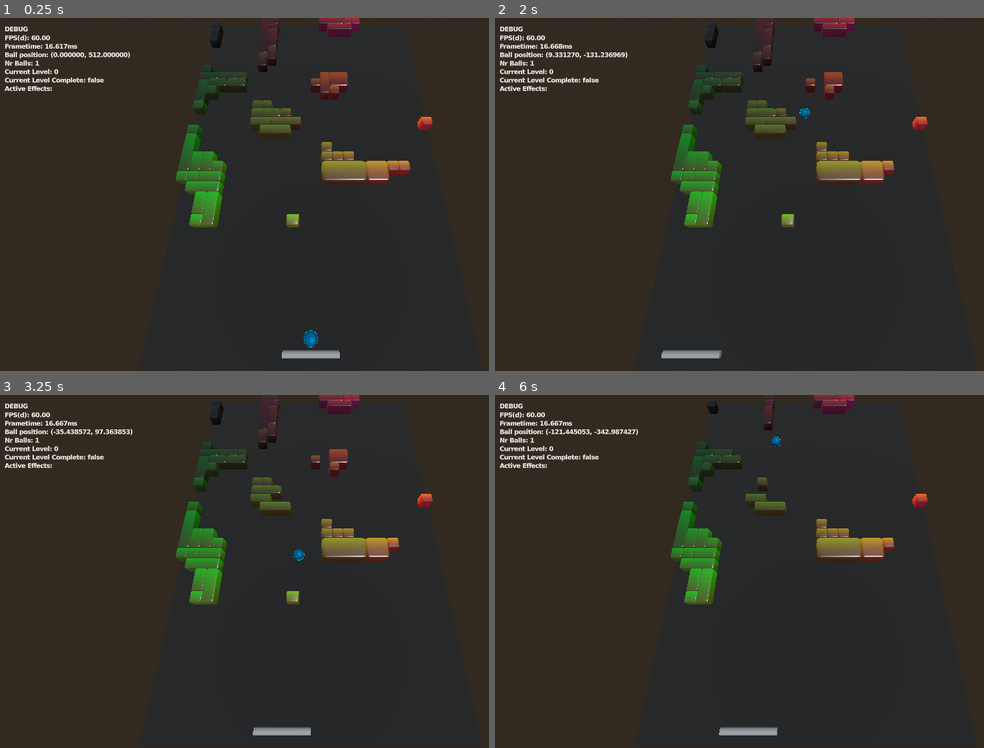
Above: before the commit, frames 1-4 (two rows, left to right).
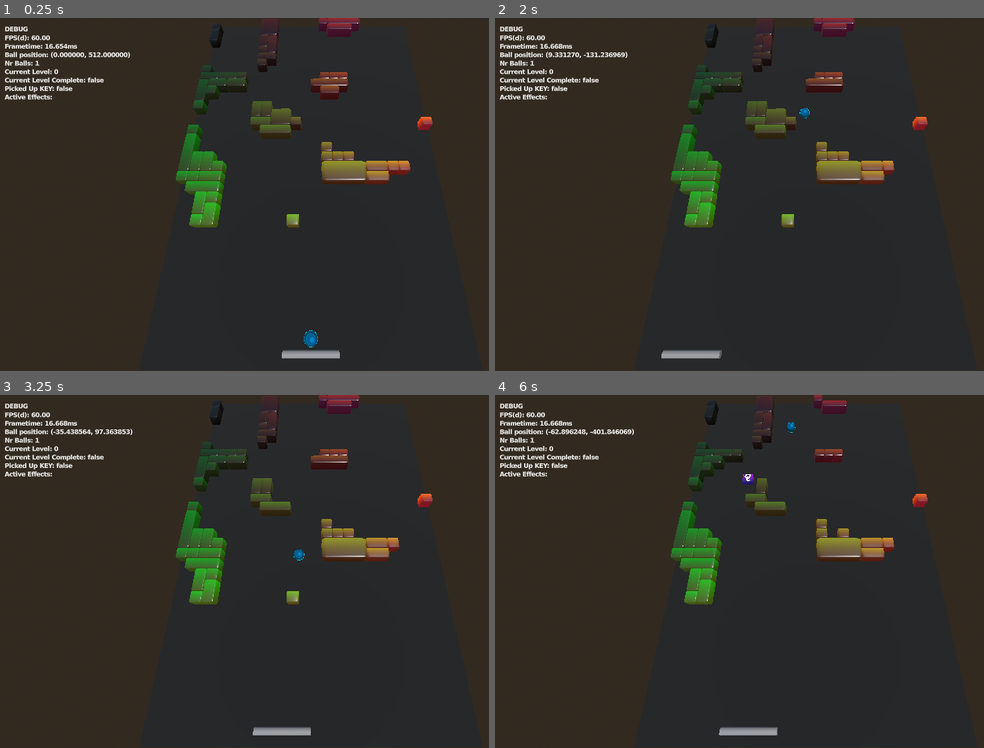
Above: after the commit, the same moments.

Repository: Tom3s/brick-breaker-reborn
Game: Godot game, scene res://test_files/3d_base_scene.tscn
Two runs of this game, one before a commit and one after it. Both use one fixed random seed, a clock stepped at 60 frames per second and the inputs below. The project has no main scene, so this scene is started directly.
Inputs (mouse positions are in pixels of both pictures, inside the frame that each line leads up to):
- Up to frame 1 (0.25 s): no input
- Up to frame 2 (2 s): tap Enter at 0.5 s; move the mouse to (944, 176) at 0.52 s; click (944, 176) at 0.6 s; move the mouse to (680, 212) at 1.27 s; click (680, 212) at 1.35 s
- Up to frame 3 (3.25 s): move the mouse to (371, 493) at 2.02 s; click (371, 493) at 2.1 s; move the mouse to (278, 642) at 2.77 s; click (278, 642) at 2.85 s
- Up to frame 4 (6 s): move the mouse to (outside the picture) at 3.52 s; click (outside the picture) at 3.6 s; tap Space at 4.25 s; move the mouse to (617, 518) at 4.27 s; click (617, 518) at 4.35 s; move the mouse to (837, 571) at 5.02 s; click (837, 571) at 5.1 s; move the mouse to (710, 483) at 5.77 s; click (710, 483) at 5.85 s

The runs differ from the first frame. In frame 1, 0.8% of the frame differs, in the area x 0-80%, y 0-59%; in frame 2, 0.9%; in frame 3, 0.9%; in frame 4, 1.7%.

Commit message:
Upwards screen transition working

Diff:
--- a/game_logic/Ball.gd
+++ b/game_logic/Ball.gd
@@ -73,12 +73,13 @@
 		current_normal = (position - p2).normalized()
 
 	if (distance_from_line < radius):
-		if !reflect_ball:
-			return true
 
 		var speed_along_normal: float = velocity.dot(current_normal)
 
 		if speed_along_normal <= 0:
+			if !reflect_ball:
+				# LoggerMogyi.log(self, "Not reflecting, but colliding")
+				return true
 			var correction: float = radius - distance_from_line
 
 			position += current_normal * correction * 2
--- a/game_logic/Powerup.gd
+++ b/game_logic/Powerup.gd
@@ -9,6 +9,7 @@
 	FIRE_BALL,
 	LASER,
 	GUN,
+	KEY,
 }
 
 static var weights: PackedInt32Array = [
@@ -116,6 +117,9 @@
 
 		context.active_powerups.push_back(self)
 
+	elif type == Type.KEY:
+		context.levels[context.current_level].unlocked = true
+
 func update(delta: float) -> void:
 	time_left -= delta
 
--- a/global/Global.gd
+++ b/global/Global.gd
@@ -13,6 +13,7 @@
 	var block_bitmap: Array[BreakableBlock]
 
 	var completed: bool = false
+	var unlocked: bool = false
 
 class GameContext extends Node:
 
@@ -23,6 +24,7 @@
 	var paddle: Paddle = Paddle.new()
 
 	var screen_collision: Array[LineCollider]
+	var top_barrier: LineCollider
 	var death_barrier: LineCollider
 	# var blocks: Array[BreakableBlock]
 	# var block_bitmap: Array[BreakableBlock]
@@ -94,6 +96,15 @@
 			return
 
 		# TODO: move balls and powerups up
+		balls = balls.filter(func(b: Ball) -> bool:
+			if b.velocity.y > 0:
+				b.asset_ref.queue_free()
+				return false
+			return true
+		)
+		for ball: Ball in balls:
+			ball.position.y += BreakableGrid.GRID_SIZE.y * BreakableGrid.CELL_SIZE
+
 		pass
 
 	# flags
@@ -130,6 +141,7 @@
 	var _DEBUG_ACTIVE_POWERUPS: String
 	var _DEBUG_ACTIVE_NR_BALLS: String
 	var _DEBUG_CURRENT_LEVEL: String
+	var _DEBUG_CURRENT_LEVEL_UNLOCKED: String
 	var _DEBUG_CURRENT_LEVEL_COMPLETE: String
 
 	func _set_debug_strings() -> void:
@@ -140,13 +152,16 @@
 
 		_DEBUG_ACTIVE_NR_BALLS = "Nr Balls: %d" % balls.size()
 		_DEBUG_CURRENT_LEVEL = "Current Level: %d" % current_level
+		_DEBUG_CURRENT_LEVEL_UNLOCKED = "Picked Up KEY: %s" % str(levels[current_level].unlocked)
+
 		_DEBUG_CURRENT_LEVEL_COMPLETE = "Current Level Complete: %s" % str(levels[current_level].completed)
 
 	func _get_debug_string() -> String:
-		return "%s\n%s\n%s\n%s" % [
+		return "%s\n%s\n%s\n%s\n%s" % [
 			_DEBUG_ACTIVE_NR_BALLS,
 			_DEBUG_CURRENT_LEVEL,
 			_DEBUG_CURRENT_LEVEL_COMPLETE,
+			_DEBUG_CURRENT_LEVEL_UNLOCKED,
 			_DEBUG_ACTIVE_POWERUPS,
 		]
 
--- a/map_generator/MapGenerator.gd
+++ b/map_generator/MapGenerator.gd
@@ -292,7 +292,8 @@
 				block.has_powerup = true
 				block.powerup = Powerup.new()
 
-				block.powerup.type = Powerup.get_weighted_powerup(rng.get_float())
+				block.powerup.type = Powerup.Type.KEY
+				# block.powerup.type = Powerup.get_weighted_powerup(rng.get_float())
 
 			result.push_back(block)
 
--- a/test_files/3d_base_scene.gd
+++ b/test_files/3d_base_scene.gd
@@ -176,11 +176,8 @@
 			ball.move(safe_delta)
 
 	# handle collision
-	# check for death first
-	# if ball.collide_with(death_barrier, false, false):
-	# 	on_death()
+	# check for death barrier first
 	var index: int = 0
-	# for i in context.balls.size():
 	while index < context.balls.size():
 		var ball: Ball = context.balls[index]
 
@@ -195,6 +192,16 @@
 
 		index += 1
 
+	var level_unlocked: bool = context.levels[context.current_level].unlocked
+	for ball: Ball in context.balls:
+		if ball.collide_with(context.top_barrier, !level_unlocked, !level_unlocked):
+			LoggerMogyi.log(self, "Magic ball velocity: %v" % ball.velocity)
+			if level_unlocked:
+				context.next_level()
+				display_blocks(context.levels[context.current_level].blocks)
+				break
+
+
 
 	# var collided: bool = false
 
@@ -349,8 +356,19 @@
 	var p4: Vector2 = Vector2(-grid_unit_size.x / 2, grid_unit_size.y / 2)
 
 	var line: LineCollider = LineCollider.new()
-	line.set_points(p1, p2)
-	context.screen_collision.push_back(line)
+	# line.set_points(p1, p2)
+	# context.screen_collision.push_back(line)
+
+	# This is the top barrier
+	context.top_barrier = LineCollider.new()
+	context.top_barrier.set_points(p1, p2)
+
+	# This is the death barrier
+	context.death_barrier = LineCollider.new()
+	context.death_barrier.set_points(p3, p4)
+
+	p3.y += grid_unit_size.y
+	p4.y += grid_unit_size.y
 
 	line = LineCollider.new()
 	line.set_points(p2, p3)
@@ -360,9 +378,6 @@
 	line.set_points(p4, p1)
 	context.screen_collision.push_back(line)
 
-	# This is the death barrier
-	context.death_barrier = LineCollider.new()
-	context.death_barrier.set_points(p3, p4)
 
 
 # TODO: I dont like this being alone with a signal.
@@ -379,6 +394,7 @@
 func on_death() -> void:
 	context.balls[0].velocity = Vector2.ZERO
 	context.balls[0].released = false
+	LoggerMogyi.log(self, "Died")
 
 
 # TODO: prune when map generator is ready
--- a/visuals/PowerupAsset.gd
+++ b/visuals/PowerupAsset.gd
@@ -12,6 +12,9 @@
 		texture_big.visible = false
 		label.text = str(powerup.ball_multiply_value)
 		return
+
+	if powerup.type == Powerup.Type.KEY:
+		get_surface_override_material(0).set_shader_parameter("Color", Color.from_string("b700e0", Color.PURPLE))
 
 	# elif powerup.type == Powerup.Type.FIRE_BALL:
 		# label.visible = false
Binary file added: visuals/textures/powerups/KEY.png
Not shown, added: visuals/textures/powerups/KEY.png.import
